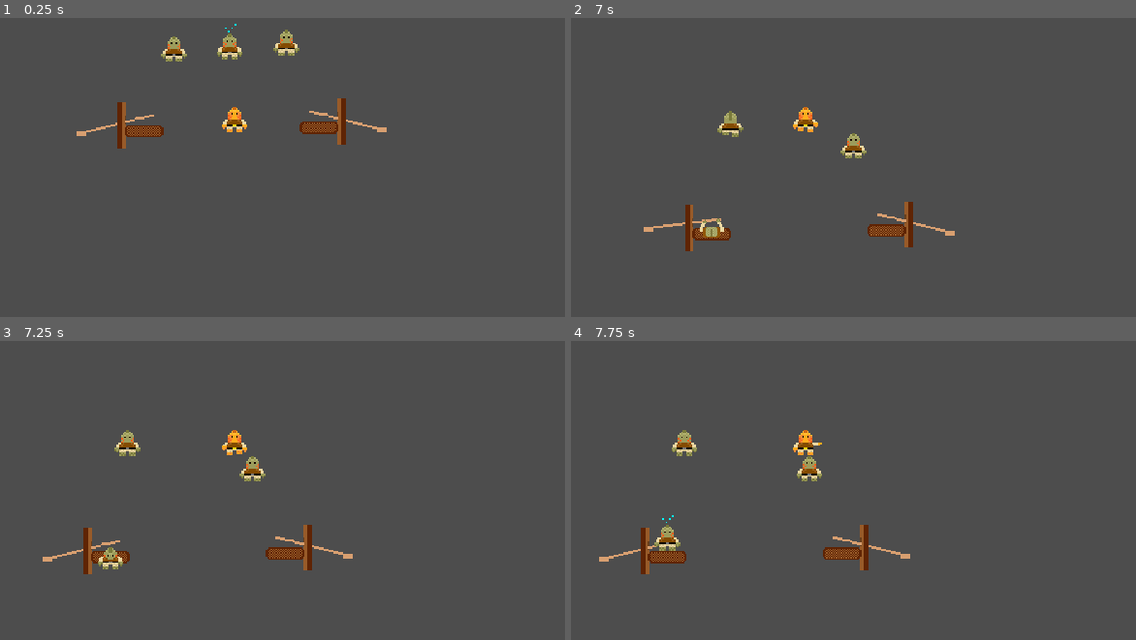
Above: before the commit, frames 1-4 (two rows, left to right).
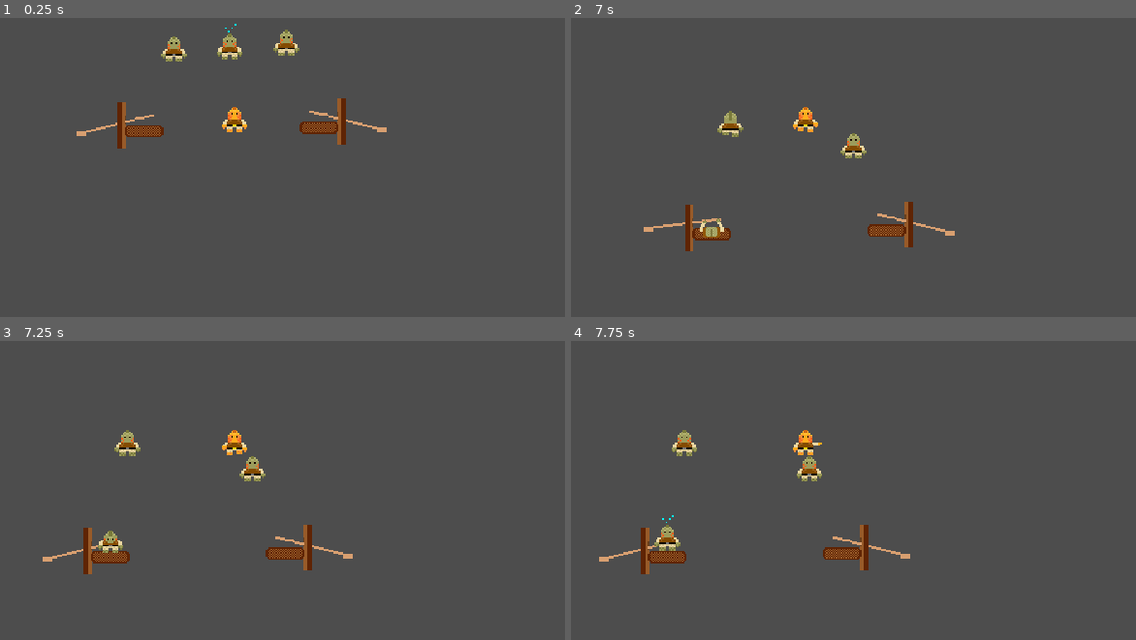
Above: after the commit, the same moments.

Repository: Splashy-Inc/splish-splashisson
Game: Godot game, scene res://Scenes/playground.tscn
The game is run twice, just before and just after one commit, with the same random seed, the same clock (stepped at 60 frames per second) and the same inputs. The project has no main scene, so this scene is started directly.
Inputs:
- Up to frame 1 (0.25 s): no input
- Up to frame 2 (7 s): tap Enter at 0.5 s; hold W (up) 0.53-2.03 s; tap I (interact) at 0.6, 2.85, 5.1 s; tap O (location) at 1.35, 3.6, 5.85 s; hold A (left) 2.03-3.53 s; tap U (unassign) at 2.1, 4.35, 6.6 s; hold S (down) 3.53-4.28 s; hold D (right) 4.28-5.03 s; hold W (up) 5.03-5.78 s; hold D (right) from 5.78 s (still down)
- Up to frame 3 (7.25 s): keep holding D (right)
- Up to frame 4 (7.75 s): keep holding D (right); tap I (interact) at 7.35 s

Frames 1-2 are identical in both runs. In frame 3, 0.4% of the frame differs, in the area x 17-22%, y 63-77%; in frame 4, nothing differs.

Commit message:
Add pixel to crew interact range
Crew were not detecting interactable due to perfectly overlapping collision layers

Diff:
--- a/Scenes/crew_member.tscn
+++ b/Scenes/crew_member.tscn
@@ -117,7 +117,7 @@
 height = 66.0
 
 [sub_resource type="CircleShape2D" id="CircleShape2D_j4hgd"]
-radius = 33.0
+radius = 34.0
 
 [node name="CrewMember" type="CharacterBody2D"]
 collision_layer = 2
